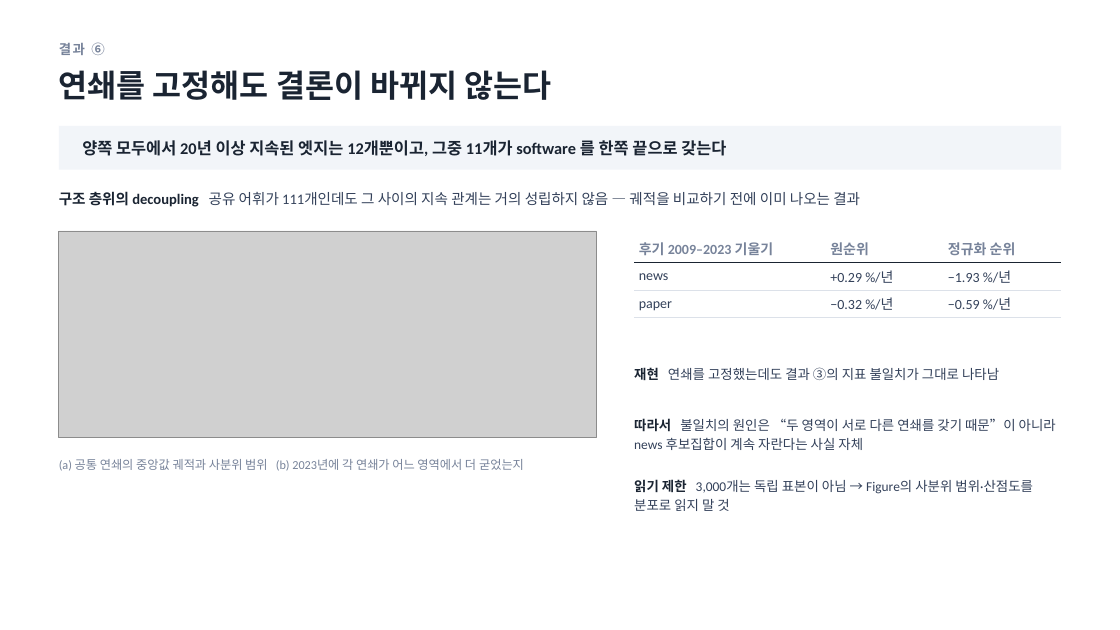
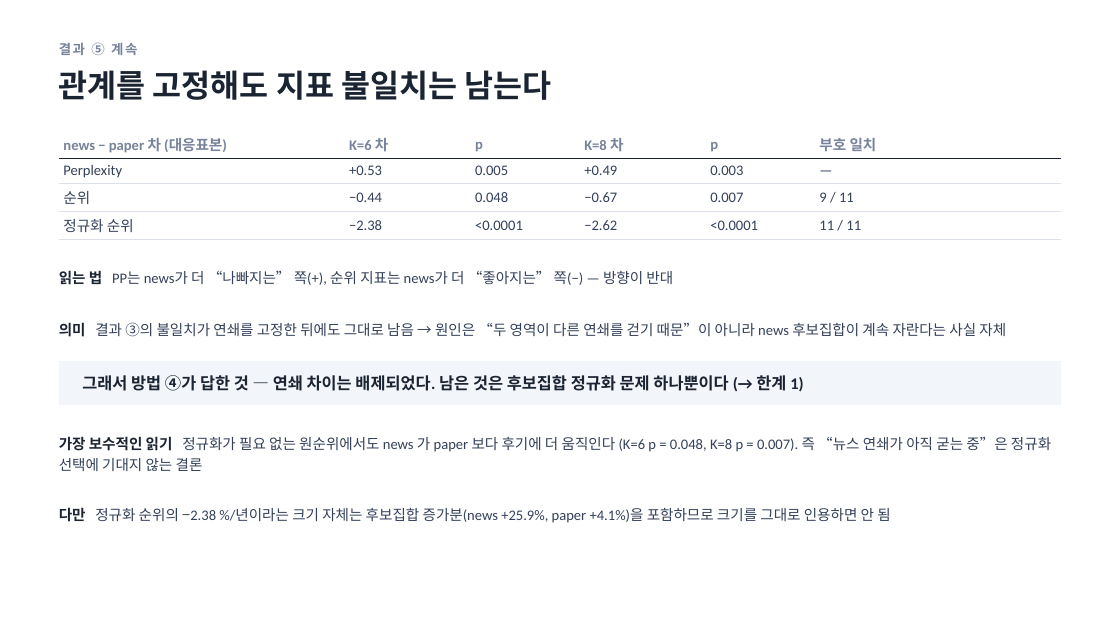
Before and after one commit to yeokyunghwang/science-society, a slide deck: slide 13 of sequence_perplexity.pptx. Drawn at 1120x630 pixels with LibreOffice and Linux fonts; fonts in the diff are those of the drawing; grey boxes stand for pictures. Boxes give left, top, right and bottom in pixels: in the first picture for what was removed or moved away, otherwise in the second. Text is boxed around its words. In the diff, an @@ line names an element or a change of style, - is before the commit and + after.

```diff
--- a/sequence_perplexity.pptx
+++ b/sequence_perplexity.pptx
@@ text at [59, 42, 137, 55]: text changed @@
-결과 ⑥
+결과 ⑤ 계속
@@ text at [59, 70, 551, 100]: text changed @@
-연쇄를 고정해도 결론이 바뀌지 않는다
+관계를 고정해도 지표 불일치는 남는다
@@ table at [59, 130, 1061, 236] @@
-후기 2009–2023 기울기 | 원순위 | 정규화 순위
-news | +0.29 %/년 | −1.93 %/년
-paper | −0.32 %/년 | −0.59 %/년
+news − paper 차 (대응표본) | K=6 차 | p | K=8 차 | p | 부호 일치
+Perplexity | +0.53 | 0.005 | +0.49 | 0.003 | —
+순위 | −0.44 | 0.048 | −0.67 | 0.007 | 9 / 11
+정규화 순위 | −2.38 | <0.0001 | −2.62 | <0.0001 | 11 / 11
@@ table: place and size @@
-table at [634, 235, 1061, 319]
+table at [59, 130, 1061, 236]
@@ text removed at [59, 191, 860, 207] @@
-구조 층위의 decoupling 공유 어휘가 111개인데도 그 사이의 지속 관계는 거의 성립하지 않음 — 궤적을 비교하기 전에 이미 나오는 결과
@@ picture removed at [59, 231, 597, 438] @@
@@ text at [59, 270, 673, 285]: text changed; size 14 to 12.5 pt; text colour #1A2432 to #33415A; bold off @@
-양쪽 모두에서 20년 이상 지속된 엣지는 12개뿐이고, 그중 11개가 software 를 한쪽 끝으로 갖는다
+읽는 법 PP는 news가 더 “나빠지는” 쪽(+), 순위 지표는 news가 더 “좋아지는” 쪽(−) — 방향이 반대
@@ text at [59, 322, 1006, 337]: text changed; size 11.5 to 12.5 pt @@
-따라서 불일치의 원인은 “두 영역이 서로 다른 연쇄를 갖기 때문”이 아니라 news 후보집합이 계속 자란다는 사실 자체
+의미 결과 ③의 불일치가 연쇄를 고정한 뒤에도 그대로 남음 → 원인은 “두 영역이 다른 연쇄를 걷기 때문”이 아니라 news 후보집합이 계속 자란다는 사실 자체
@@ rectangle: place and size @@
-rectangle at [59, 126, 1061, 170]
+rectangle at [59, 361, 1061, 405]
@@ text added at [82, 375, 803, 392], 14 pt, text #1A2432, bold @@
+그래서 방법 ④가 답한 것 — 연쇄 차이는 배제되었다. 남은 것은 후보집합 정규화 문제 하나뿐이다 (→ 한계 1)
@@ text added at [59, 436, 1051, 471], 12.5 pt, text #33415A @@
+가장 보수적인 읽기 정규화가 필요 없는 원순위에서도 news 가 paper 보다 후기에 더 움직인다 (K=6 p = 0.048, K=8 p = 0.007). 즉 “뉴스 연쇄가 아직 굳는 중”은 정규화 선택에 기대지 않는 결론
@@ text removed at [59, 459, 524, 471] @@
-(a) 공통 연쇄의 중앙값 궤적과 사분위 범위 (b) 2023년에 각 연쇄가 어느 영역에서 더 굳었는지
@@ text removed at [634, 479, 1033, 511] @@
-읽기 제한 3,000개는 독립 표본이 아님 → Figure의 사분위 범위·산점도를 분포로 읽지 말 것
@@ text at [59, 507, 890, 523]: text changed; size 11.5 to 12.5 pt @@
-재현 연쇄를 고정했는데도 결과 ③의 지표 불일치가 그대로 나타남
+다만 정규화 순위의 −2.38 %/년이라는 크기 자체는 후보집합 증가분(news +25.9%, paper +4.1%)을 포함하므로 크기를 그대로 인용하면 안 됨
```
Also in this commit, not shown: 11 other slides changed, 5 slides added, 5 slides removed, 26 other files.
